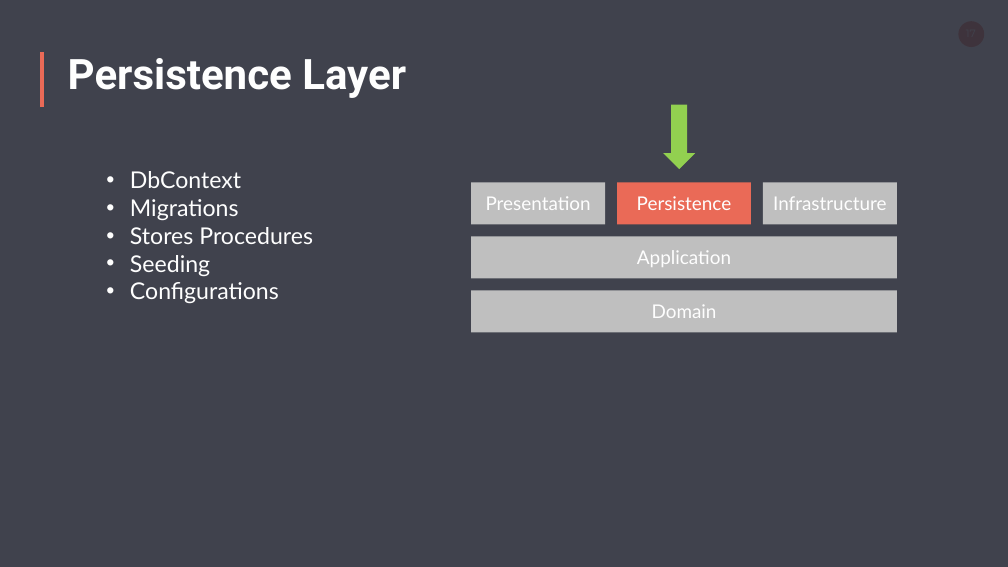
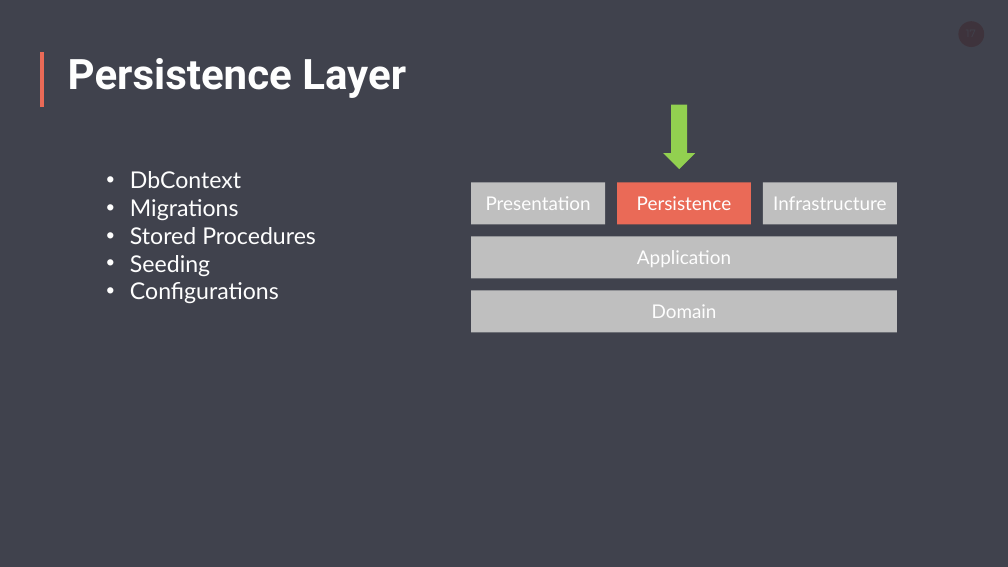
Before and after one commit to Patrick-Ullrich/talks, a slide deck: slide 17 of PDC-CleanArchitecture/prairiedev.pptx. Drawn at 1008x567 pixels with LibreOffice and Linux fonts; fonts in the diff are those of the drawing. Boxes give left, top, right and bottom in pixels: in the first picture for what was removed or moved away, otherwise in the second. Text is boxed around its words. In the diff, an @@ line names an element or a change of style, - is before the commit and + after.

Commit message:
more

```diff
--- a/PDC-CleanArchitecture/prairiedev.pptx
+++ b/PDC-CleanArchitecture/prairiedev.pptx
@@ text at (130,227,316,244): text changed @@
-• Stores Procedures
+• Stored Procedures
```
Also in this commit, not shown: 2 other slides changed.
